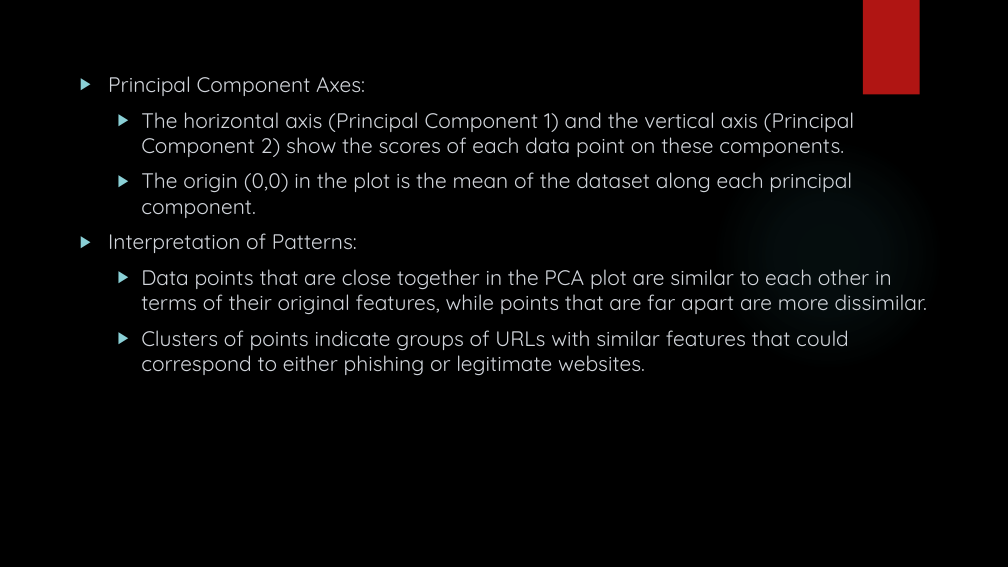
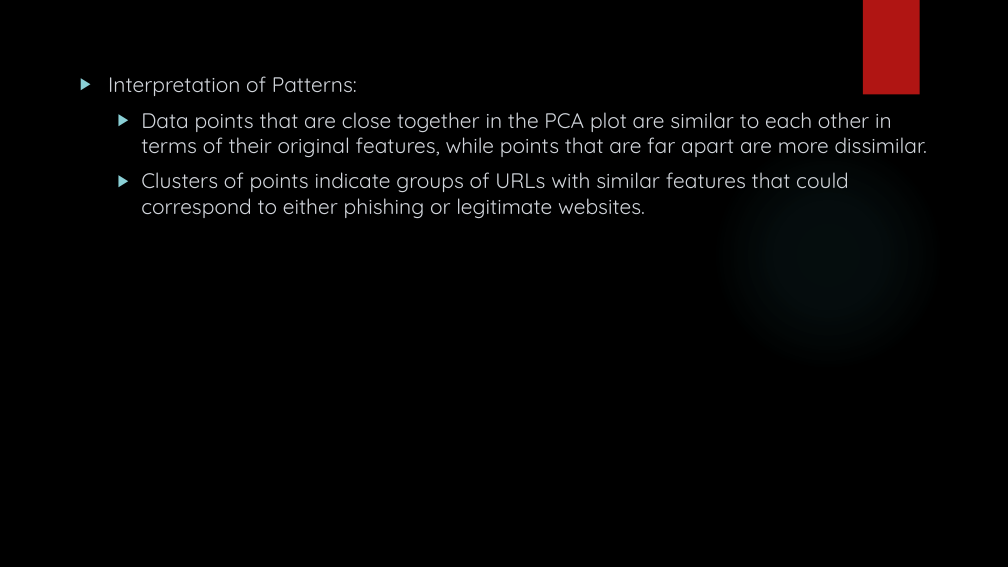
Before and after one commit to mpriyankapatil/ISU-Software_Project_2024, a slide deck: slide 13 of Week 4&5 Presentation.pptx (slide 12 before the commit). Drawn at 1008x567 pixels with LibreOffice and Linux fonts; fonts in the diff are those of the drawing; background and template pictures are left out. Boxes give left, top, right and bottom in pixels: in the first picture for what was removed or moved away, otherwise in the second. Text is boxed around its words. In the diff, an @@ line names an element or a change of style, - is before the commit and + after.

Commit message:
updated

```diff
--- a/Week 4&5 Presentation.pptx
+++ b/Week 4&5 Presentation.pptx
@@ text at [108,76,855,218]: paragraphs removed @@
-▶ Principal Component Axes:
-  ▶ The horizontal axis (Principal Component 1) and the vertical axis (Principal Component 2) show the scores of each data point on these components.
-  ▶ The origin (0,0) in the plot is the mean of the dataset along each principal component.
```
Also in this commit, not shown: 2 other slides changed, 10 slides added.
